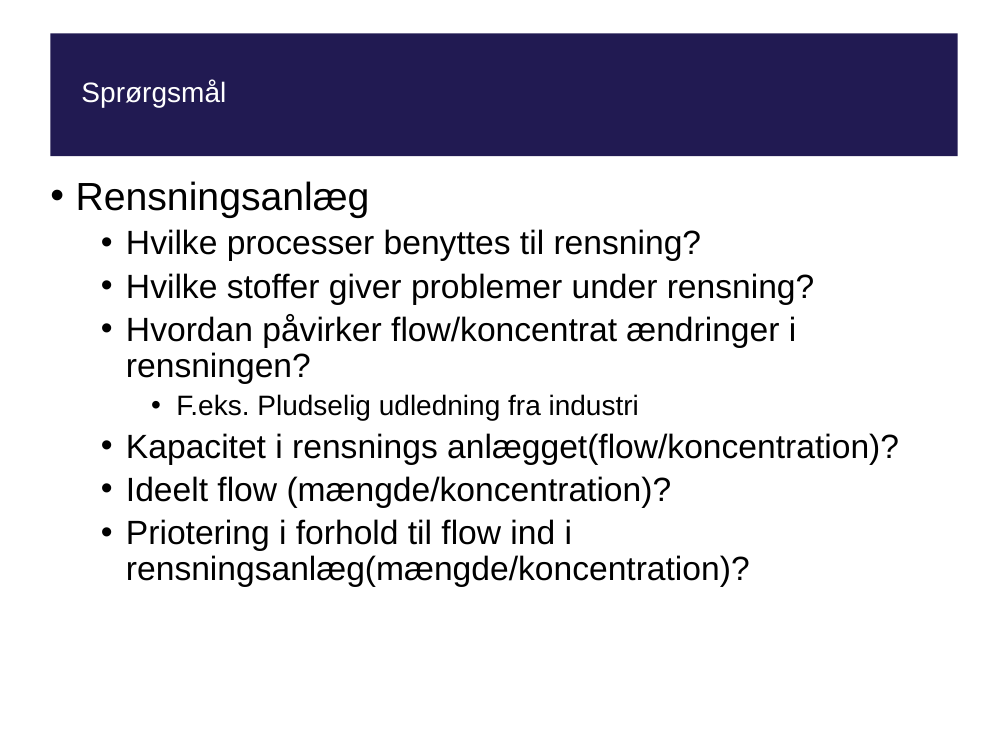
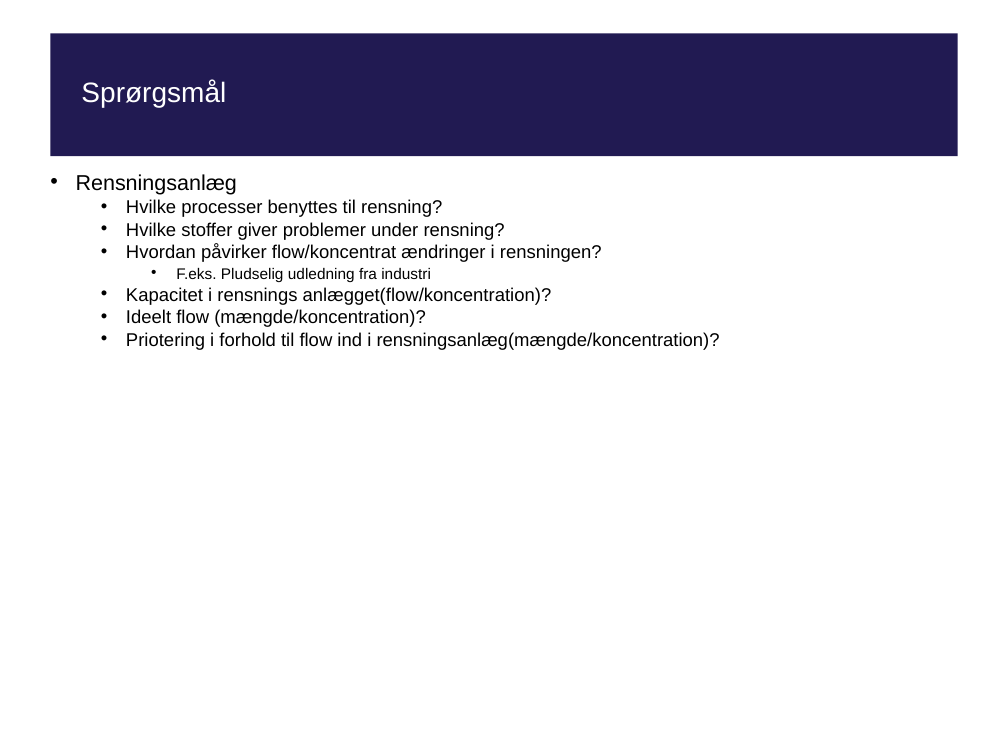
Before and after one commit to tpilga12/P10, a slide deck: slide 9 of Fredericia/presentation/presentation2.pptx (slide 8 before the commit). Drawn at 1008x756 pixels with LibreOffice and Linux fonts; fonts in the diff are those of the drawing; background and template pictures are left out. Boxes give left, top, right and bottom in pixels: in the first picture for what was removed or moved away, otherwise in the second. Text is boxed around its words. In the diff, an @@ line names an element or a change of style, - is before the commit and + after.

Commit message:
asd

```diff
--- a/Fredericia/presentation/presentation2.pptx
+++ b/Fredericia/presentation/presentation2.pptx
@@ text "Rensningsanlæg" at (76,174,720,350): size 28 to 15.4 pt in "Rensningsanlæg"; size 24 to 13.2 pt in "Hvilke processer benyttes til rensning?", "Hvilke stoffer giver problemer under rensning?", "Hvordan påvirker flow/koncentrat ændringer i rensningen?", "Kapacitet i rensnings anlægget(flow/koncentration)?" and 2 more places; size 20 to 11 pt in "F.eks. Pludselig udledning fra industri"; line spacing 0.9 to 0.7 @@
```
Also in this commit, not shown: 1 other slide changed, 1 slide added.
